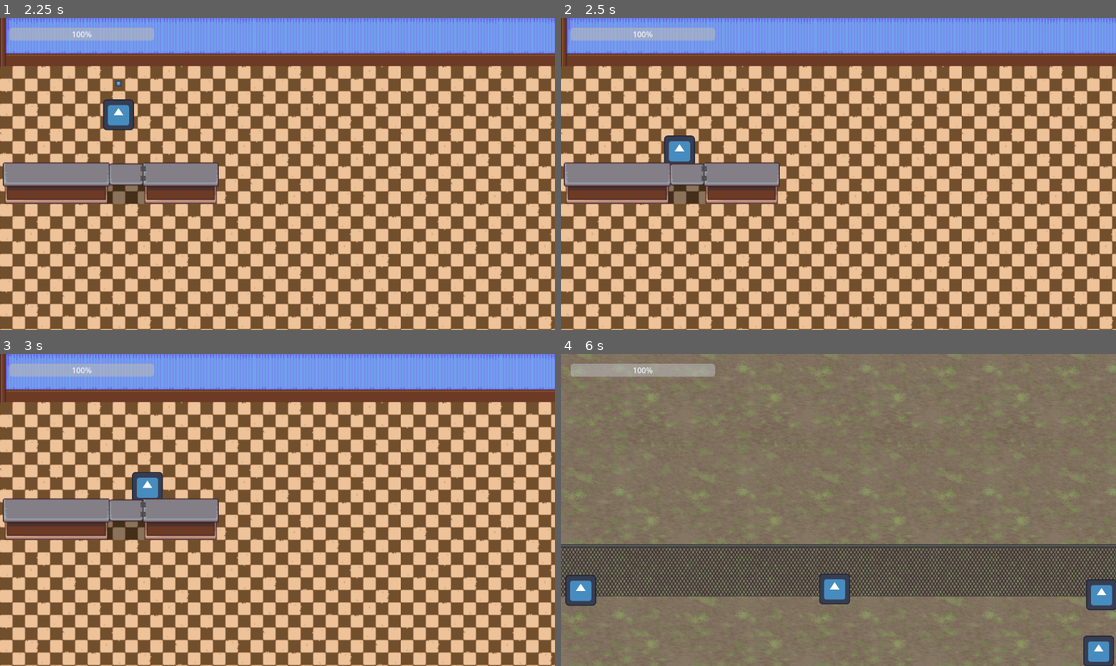
Above: before the commit, frames 1-4 (two rows, left to right).
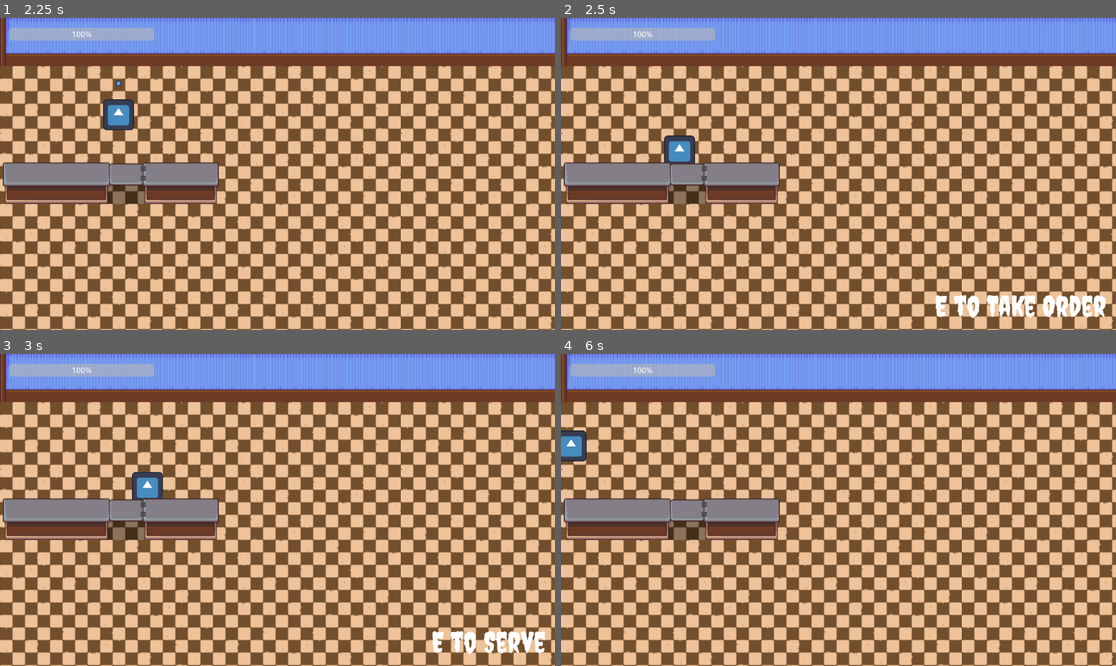
Above: after the commit, the same moments.

Repository: KeyraWebb/zomburger
Game: Godot game, scene res://Scenes/Menus/MainMenu.tscn
Same seed, same stepped clock (60 frames per second), same inputs: the game is played once before the commit and once after it. The engine's default icon, where the game draws it, is replaced by a stand-in: a white triangle on a blue panel in a dark square.
Inputs:
- Up to frame 1 (2.25 s): click "Play" at 0.5 s; tap Enter at 1.25 s; hold D (Right) 1.28-2.03 s; hold E (Interact) 1.28-2.03 s; hold S (Down) from 2.03 s (still down); tap Space (Shoot) at 2.1 s
- Up to frame 2 (2.5 s): keep holding S (Down)
- Up to frame 3 (3 s): release S (Down) at 2.78 s; hold D (Right) from 2.78 s (still down); hold E (Interact) from 2.78 s (still down)
- Up to frame 4 (6 s): release D (Right) at 3.53 s; release E (Interact) at 3.53 s; hold W (Up) 3.53-4.28 s; tap Space (Shoot) at 3.6, 5.1 s; hold E (Interact) 4.28-5.03 s; hold A (Left) 4.28-5.78 s; hold S (Down) from 5.78 s (still down); hold E (Interact) from 5.78 s (still down)

Frame 1 is identical in both runs. In frame 2, 1.3% of the frame differs, in the area x 67-99%, y 88-97%; in frame 3, 0.8%; in frame 4, 99%, in the area x 0-100%, y 0-100%.

Commit message:
feat(diner): added tooltips to the diner

Diff:
--- a/Scenes/diner.gd
+++ b/Scenes/diner.gd
@@ -10,7 +10,3 @@
 # Called every frame. 'delta' is the elapsed time since the previous frame.
 func _process(delta: float) -> void:
 	pass
-
-
-func _on_area_2d_body_entered(body: Node2D) -> void:
-	body.switchCam("zombie")
--- a/Scenes/diner.tscn
+++ b/Scenes/diner.tscn
@@ -2,9 +2,17 @@
 
 [ext_resource type="Script" uid="uid://dtk7wasgrmn6v" path="res://Scenes/diner.gd" id="1_2p1rj"]
 [ext_resource type="TileSet" uid="uid://d3e4dg3kkdb52" path="res://Assets/Tilesets/dinerTiles.tres" id="2_lwn67"]
+[ext_resource type="Script" uid="uid://bu5h7fed236qq" path="res://Scenes/dinerHud.gd" id="3_jla63"]
+[ext_resource type="Theme" uid="uid://brn45uia7bj2s" path="res://Themes/Menu Theme.tres" id="3_k4132"]
 
 [sub_resource type="RectangleShape2D" id="RectangleShape2D_uc8h8"]
 size = Vector2(29, 95)
+
+[sub_resource type="RectangleShape2D" id="RectangleShape2D_1ylbo"]
+size = Vector2(213, 86)
+
+[sub_resource type="RectangleShape2D" id="RectangleShape2D_j760h"]
+size = Vector2(145, 73.5)
 
 [node name="diner" type="Node2D" unique_id=267898665 node_paths=PackedStringArray("spawnPos")]
 script = ExtResource("1_2p1rj")
@@ -19,11 +27,11 @@
 [node name="SpawnPos" type="Node2D" parent="." unique_id=1295305899]
 position = Vector2(36, 41)
 
-[node name="Area2D" type="Area2D" parent="." unique_id=1068237944]
+[node name="Door" type="Area2D" parent="." unique_id=1068237944]
 collision_layer = 0
 collision_mask = 4
 
-[node name="CollisionShape2D" type="CollisionShape2D" parent="Area2D" unique_id=586049713]
+[node name="CollisionShape2D" type="CollisionShape2D" parent="Door" unique_id=586049713]
 position = Vector2(-14.5, 47.5)
 shape = SubResource("RectangleShape2D_uc8h8")
 
@@ -33,4 +41,65 @@
 tile_map_data = PackedByteArray("AAABAAcAAQAeAA8AAAADAAcAAQAgAA8AAAAFAAcAAQAgAA8AAAAIAAcAAQAYAAsAAAALAAcAAQAgAA8AAAANAAcAAQAiAA8AAAA=")
 tile_set = ExtResource("2_lwn67")
 
-[connection signal="body_entered" from="Area2D" to="." method="_on_area_2d_body_entered"]
+[node name="OrderZone" type="Area2D" parent="." unique_id=905144788]
+position = Vector2(105, 213)
+collision_layer = 0
+collision_mask = 4
+
+[node name="CollisionShape2D" type="CollisionShape2D" parent="OrderZone" unique_id=1848618175]
+position = Vector2(8.5, -18)
+shape = SubResource("RectangleShape2D_1ylbo")
+
+[node name="ServeZone" type="Area2D" parent="." unique_id=979095352]
+position = Vector2(375, 209)
+collision_layer = 0
+collision_mask = 4
+
+[node name="CollisionShape2D" type="CollisionShape2D" parent="ServeZone" unique_id=193838207]
+position = Vector2(4, -16)
+shape = SubResource("RectangleShape2D_j760h")
+
+[node name="CanvasLayer" type="CanvasLayer" parent="." unique_id=1425395893]
+script = ExtResource("3_jla63")
+
+[node name="orderToolTip" type="Label" parent="CanvasLayer" unique_id=540667202]
+visible = false
+anchors_preset = 3
+anchor_left = 1.0
+anchor_top = 1.0
+anchor_right = 1.0
+anchor_bottom = 1.0
+offset_left = -140.0
+offset_top = -37.0
+offset_right = -20.0
+offset_bottom = -14.0
+grow_horizontal = 0
+grow_vertical = 0
+size_flags_horizontal = 8
+size_flags_vertical = 8
+theme = ExtResource("3_k4132")
+theme_override_font_sizes/font_size = 60
+text = "E to Take Order"
+
+[node name="serveToolTip" type="Label" parent="CanvasLayer" unique_id=517091607]
+visible = false
+anchors_preset = 3
+anchor_left = 1.0
+anchor_top = 1.0
+anchor_right = 1.0
+anchor_bottom = 1.0
+offset_left = -97.0
+offset_top = -37.0
+offset_right = -20.0
+offset_bottom = -14.0
+grow_horizontal = 0
+grow_vertical = 0
+theme = ExtResource("3_k4132")
+theme_override_font_sizes/font_size = 60
+text = "E to Serve"
+
+[connection signal="body_entered" from="Door" to="." method="_on_area_2d_body_entered"]
+[connection signal="body_entered" from="OrderZone" to="CanvasLayer" method="_on_order_zone_body_entered"]
+[connection signal="body_exited" from="OrderZone" to="CanvasLayer" method="_on_order_zone_body_exited"]
+[connection signal="body_entered" from="ServeZone" to="CanvasLayer" method="_on_serve_zone_body_entered"]
+[connection signal="body_exited" from="ServeZone" to="CanvasLayer" method="_on_serve_zone_body_exited"]
--- /dev/null
+++ b/Scenes/dinerHud.gd
@@ -0,0 +1,20 @@
+extends CanvasLayer
+
+@onready var orderTooltip = $orderToolTip
+@onready var serveTooltip = $serveToolTip
+
+func _ready() -> void:
+	serveTooltip.visible = false
+	orderTooltip.visible = false
+
+func _on_order_zone_body_entered(body: Node2D) -> void:
+	orderTooltip.visible = true
+
+func _on_order_zone_body_exited(body: Node2D) -> void:
+	orderTooltip.visible = false
+
+func _on_serve_zone_body_entered(body: Node2D) -> void:
+	serveTooltip.visible = true
+
+func _on_serve_zone_body_exited(body: Node2D) -> void:
+	serveTooltip.visible = false
Not shown, added: Scenes/dinerHud.gd.uid
